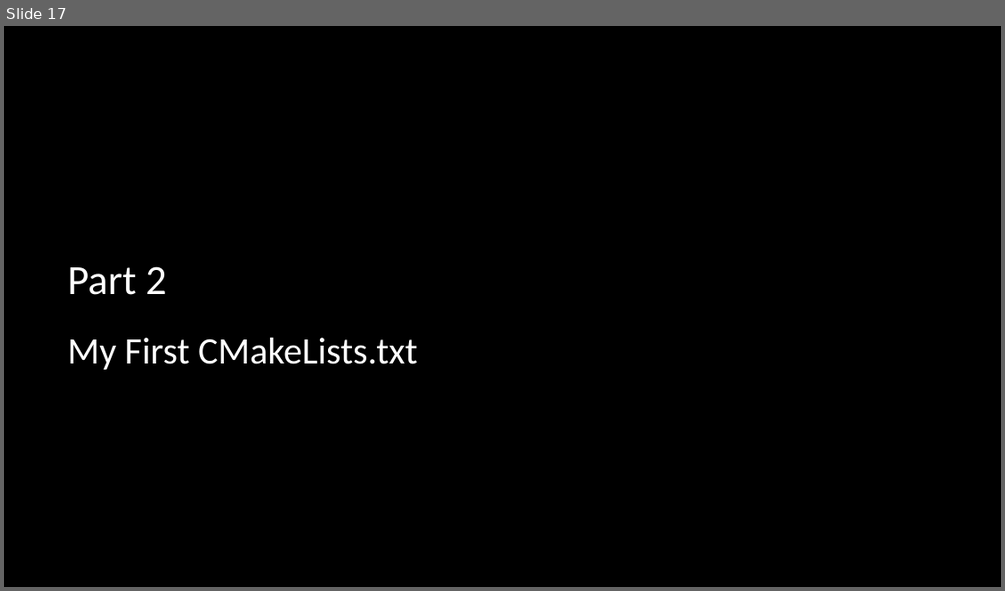
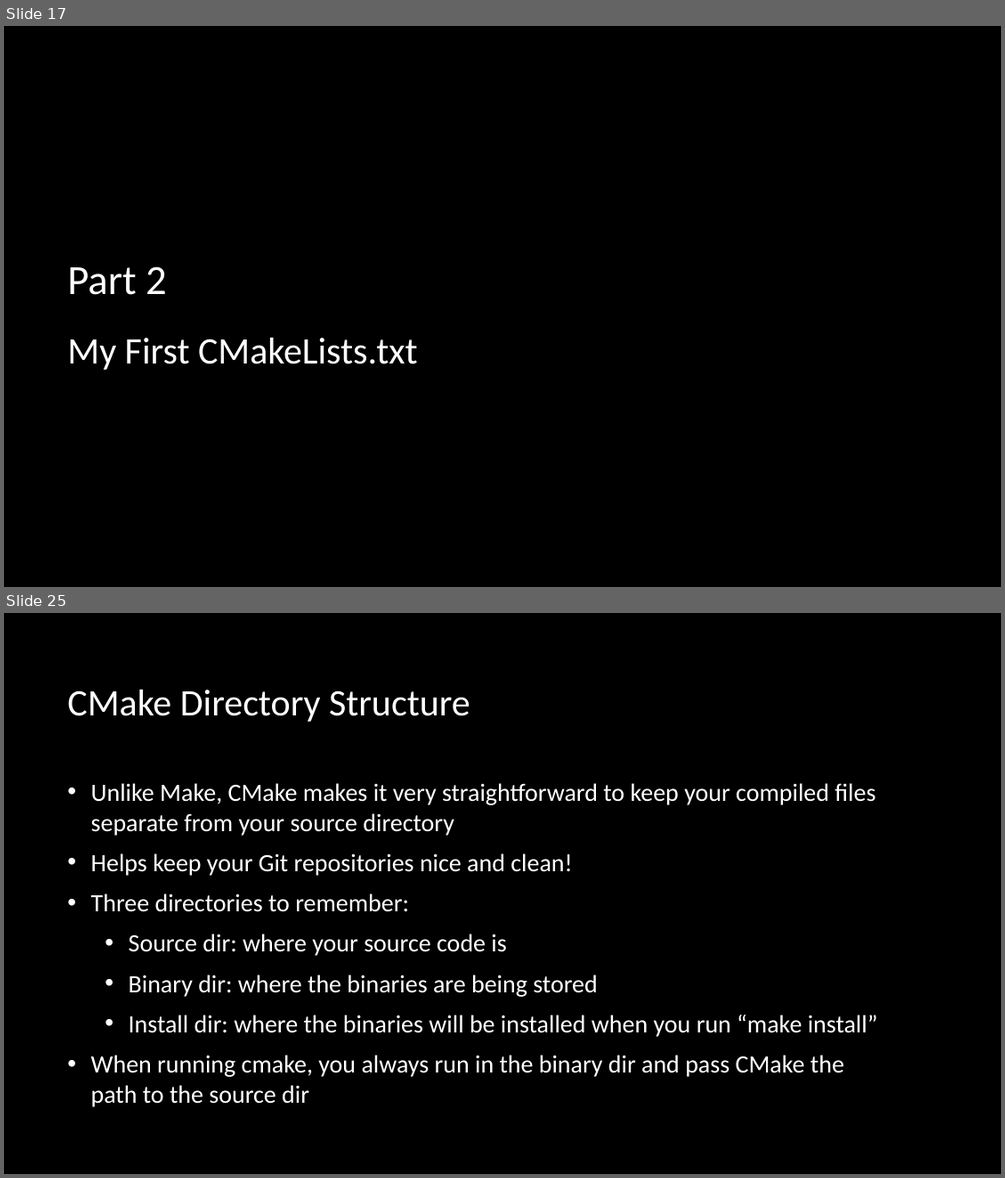
Before and after one commit to multiplemonomials/CMakeTraining, a slide deck: Session 1 - CMake and Building CXX.pptx. Shown one above the other, each under a label of ours: slide 17 before the commit, slides 17 and 25 after it; the slides between them are not shown. The pictures are 1005x591 and 1005x1178 pixels, drawn with LibreOffice and Linux fonts; fonts in the diff are those of the drawing; background and template pictures are left out. Boxes give left, top, right and bottom in pixels: in the first picture for what was removed or moved away, otherwise in the second. Text is boxed around its words. In the diff, an @@ line names an element or a change of style, - is before the commit and + after.

```diff
--- a/Session 1 - CMake and Building CXX.pptx
+++ b/Session 1 - CMake and Building CXX.pptx
@@ slide 25 added at [4, 613, 1001, 1174], background picture (left out) @@
@@ title added at [67, 690, 470, 722], 36 pt, text #FFFFFF @@
+CMake Directory Structure
@@ text added at [91, 783, 878, 1107], 24 pt, text #FFFFFF @@
+• Unlike Make, CMake makes it very straightforward to keep your compiled files separate from your source directory
+• Helps keep your Git repositories nice and clean!
+• Three directories to remember:
+  • Source dir: where your source code is
+  • Binary dir: where the binaries are being stored
+  • Install dir: where the binaries will be installed when you run “make install”
+• When running cmake, you always run in the binary dir and pass CMake the path to the source dir
```
Also in this commit, not shown: 2 slides changed, 17 other slides added, 1 slide removed, 2 other files.
